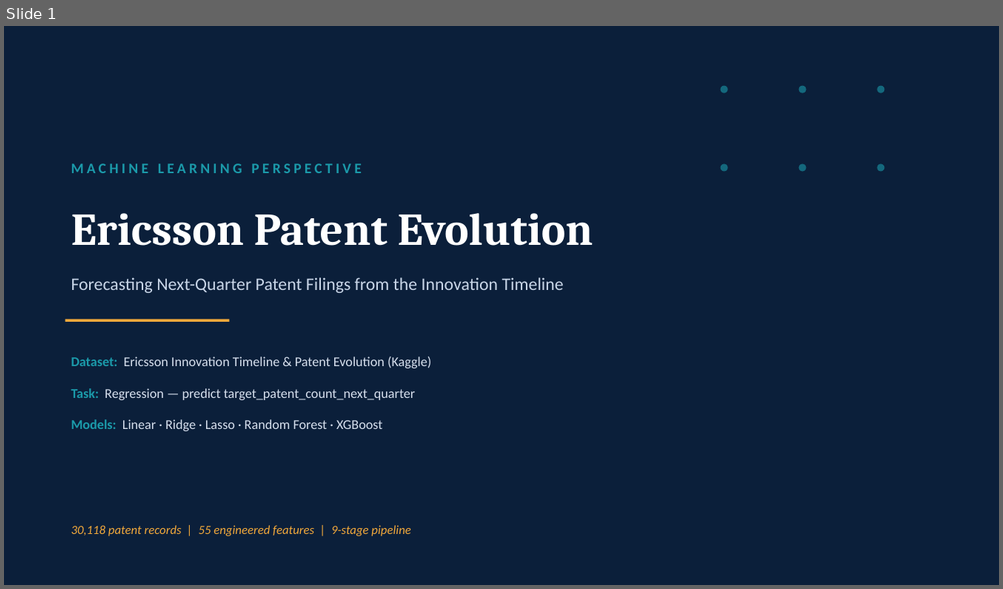
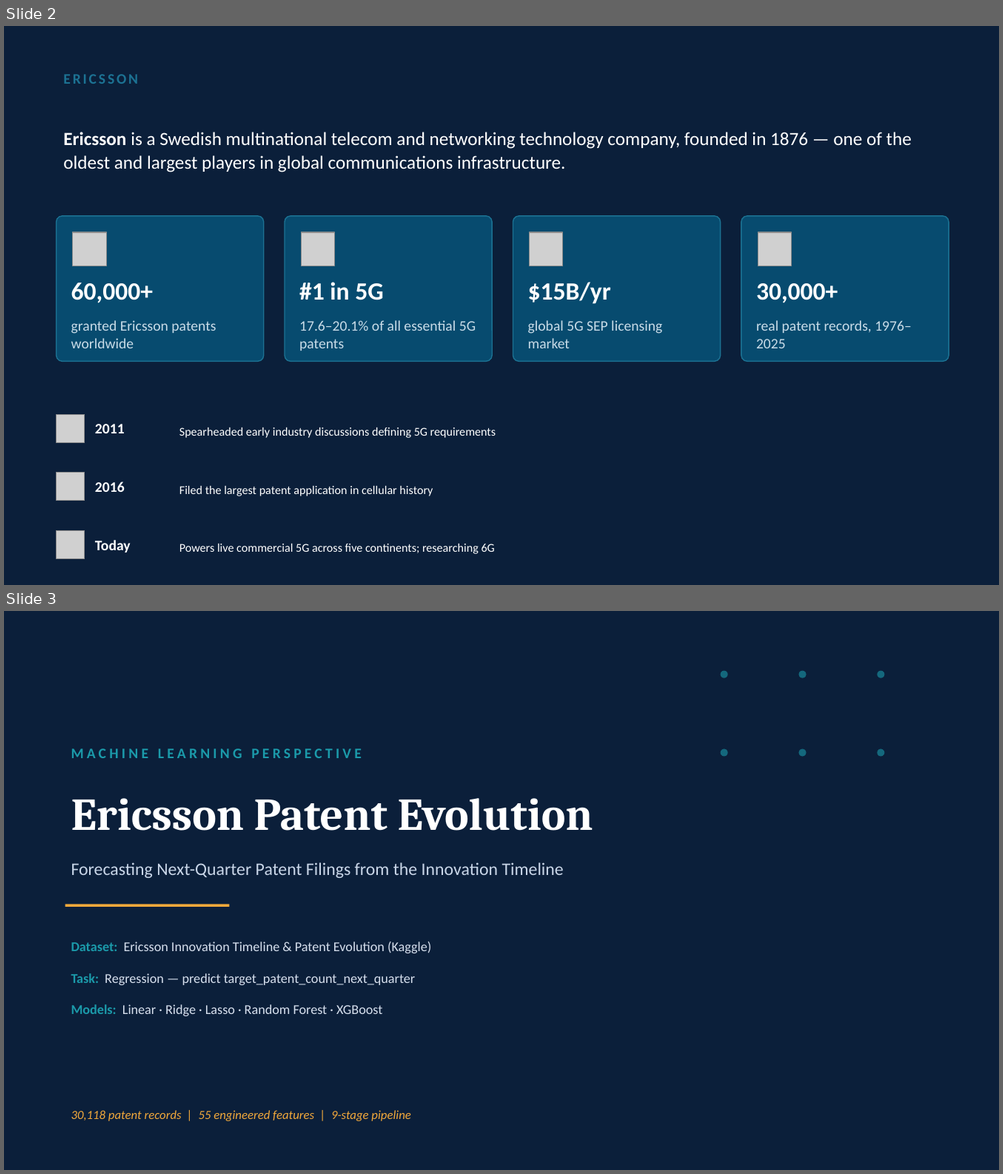
Before and after one commit to saikirandodle/NASSCOM_FDP_programme, a slide deck: ericssion/Ericsson_Patent_ML_Pipeline_v1.pptx. Shown one above the other, each under a label of ours: slide 1 before the commit, slides 2 and 3 after it. The pictures are 1003x589 and 1003x1174 pixels, drawn with LibreOffice and Linux fonts; fonts in the diff are those of the drawing; grey boxes stand for pictures. Boxes give left, top, right and bottom in pixels: in the first picture for what was removed or moved away, otherwise in the second. Text is boxed around its words. In the diff, an @@ line names an element or a change of style, - is before the commit and + after.

Commit message:
updated ppt

```diff
--- a/ericssion/Ericsson_Patent_ML_Pipeline_v1.pptx
+++ b/ericssion/Ericsson_Patent_ML_Pipeline_v1.pptx
@@ slide 2 added at [4,26,999,585], background #0B1F3A @@
@@ text added at [63,74,138,84], 14 pt, text #1C7293, bold @@
+ERICSSON
@@ text added at [63,132,911,173], 18 pt, text #FFFFFF @@
+Ericsson is a Swedish multinational telecom and networking technology company, founded in 1876 — one of the oldest and largest players in global communications infrastructure.
@@ rounded rectangle added at [57,216,264,362], fill #065A82 at 75% opacity, outline #1C7293 1 pt @@
@@ rounded rectangle added at [284,216,492,362], fill #065A82 at 75% opacity, outline #1C7293 1 pt @@
@@ rounded rectangle added at [513,216,720,362], fill #065A82 at 75% opacity, outline #1C7293 1 pt @@
@@ rounded rectangle added at [741,216,948,362], fill #065A82 at 75% opacity, outline #1C7293 1 pt @@
@@ picture added at [73,232,106,266] @@
@@ picture added at [301,232,335,266] @@
@@ picture added at [529,232,563,266] @@
@@ picture added at [757,232,791,266] @@
@@ text added at [71,283,153,304], 24 pt, text #FFFFFF, bold @@
+60,000+
@@ text added at [299,282,383,301], 24 pt, text #FFFFFF, bold @@
+#1 in 5G
@@ text added at [528,282,611,304], 24 pt, text #FFFFFF, bold @@
+$15B/yr
@@ text added at [756,284,837,304], 24 pt, text #FFFFFF, bold @@
+30,000+
@@ text added at [71,321,216,349], 14 pt, text #C9DCE8 @@
+granted Ericsson patents worldwide
@@ text added at [299,321,475,351], 14 pt, text #C9DCE8 @@
+17.6–20.1% of all essential 5G patents
@@ text added at [528,321,662,349], 14 pt, text #C9DCE8 @@
+global 5G SEP licensing market
@@ text added at [756,321,911,349], 14 pt, text #C9DCE8 @@
+real patent records, 1976–2025
@@ picture added at [57,414,85,443] @@
@@ text added at [95,424,125,434], 14 pt, text #FFFFFF, bold @@
+2011
@@ text added at [179,427,495,438], 11.5 pt, text #FFFFFF @@
+Spearheaded early industry discussions defining 5G requirements
@@ picture added at [57,473,85,501] @@
@@ text added at [95,482,125,492], 14 pt, text #FFFFFF, bold @@
+2016
@@ text added at [179,486,432,497], 11.5 pt, text #FFFFFF @@
+Filed the largest patent application in cellular history
@@ picture added at [57,531,85,560] @@
@@ text added at [95,540,131,553], 14 pt, text #FFFFFF, bold @@
+Today
@@ text added at [179,543,495,554], 11.5 pt, text #FFFFFF @@
+Powers live commercial 5G across five continents; researching 6G
@@ what was slide 1 is now slide 3 @@
```
Also in this commit, not shown: 3 slides changed, 1 other slide added, 2 other files.
